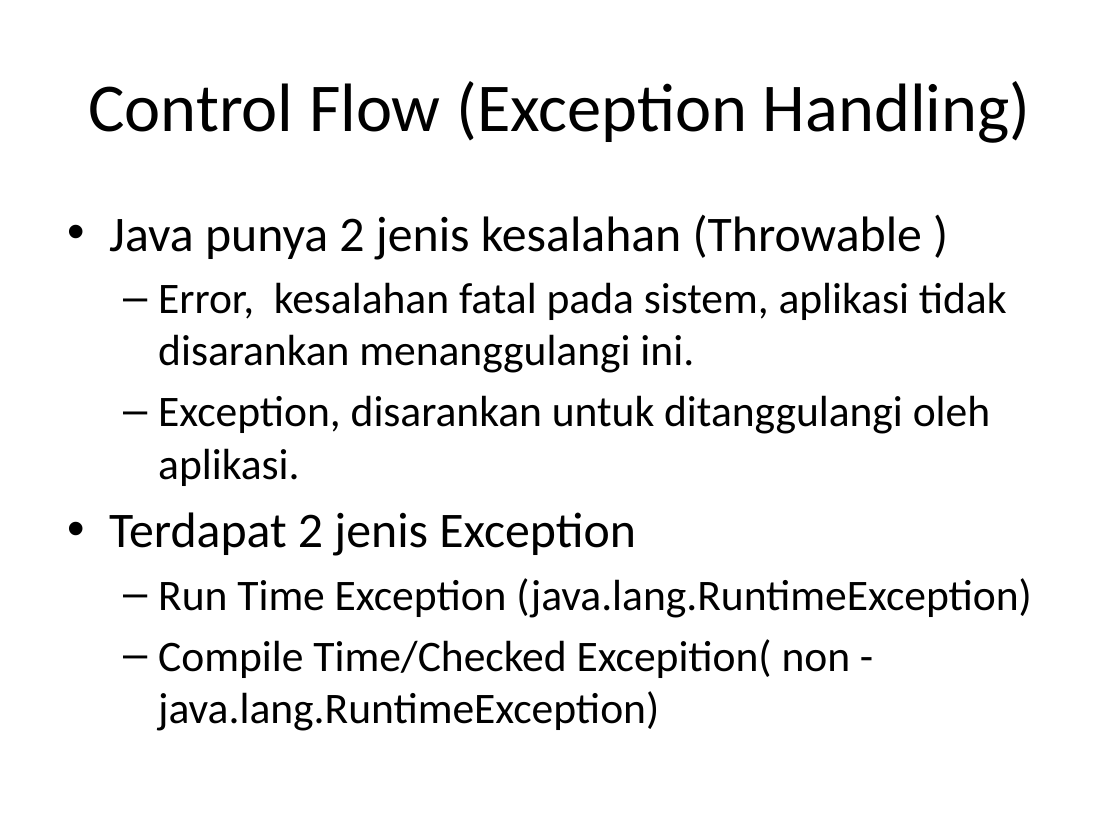
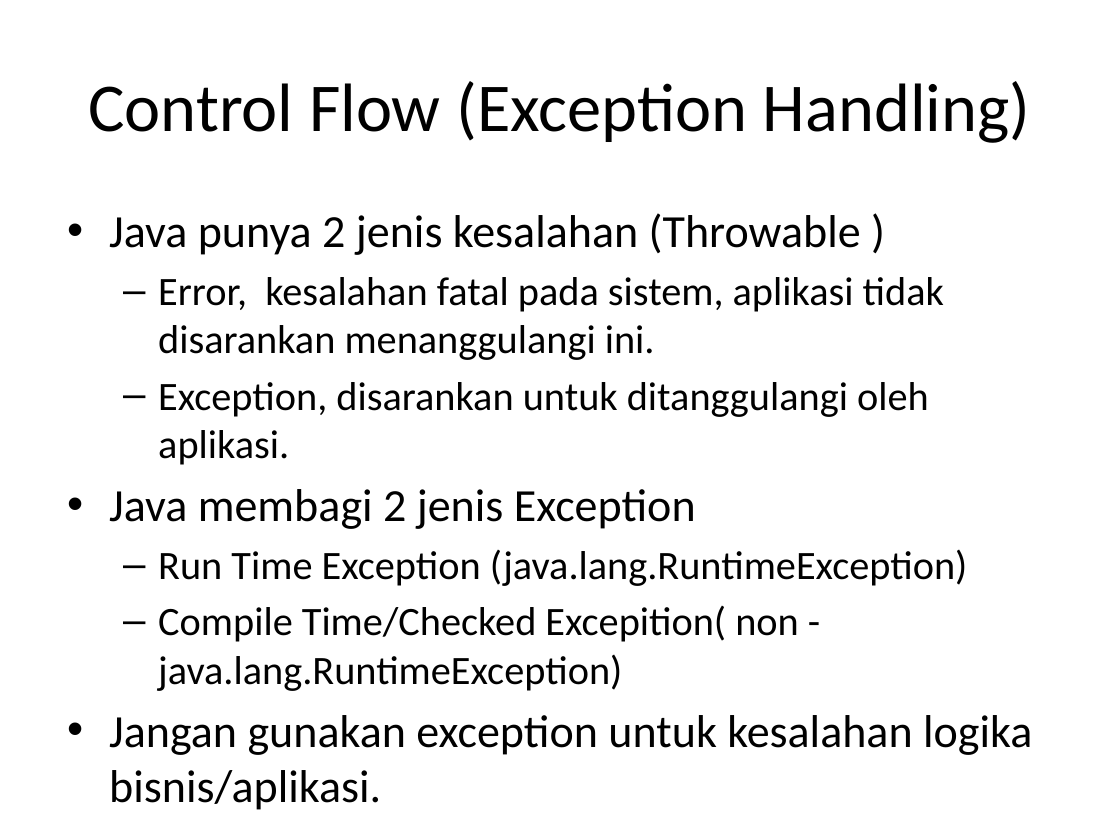
Before and after one commit to milhcbt/oot-aide, a slide deck: slide 35 of src/main/resources/Dasar-Dasar Pemograman Java.pptx (slide 29 before the commit). Drawn at 1120x840 pixels with LibreOffice and Linux fonts; fonts in the diff are those of the drawing. Boxes give left, top, right and bottom in pixels: in the first picture for what was removed or moved away, otherwise in the second. Text is boxed around its words. In the diff, an @@ line names an element or a change of style, - is before the commit and + after.

Commit message:
better sample for exception

```diff
--- a/src/main/resources/Dasar-Dasar Pemograman Java.pptx
+++ b/src/main/resources/Dasar-Dasar Pemograman Java.pptx
@@ text at (109,213,968,691): size 32 to 29.6 pt in "Java punya 2 jenis kesalahan (Throwable )"; size 28 to 25.9 pt in "Error, kesalahan fatal pada sistem, aplikasi tidak ...", "Exception, disarankan untuk ditanggulangi oleh aplikasi.", "Run Time Exception (java.lang.RuntimeException)", "Compile Time/Checked Excepition( non - java.lang.RuntimeExce ..." @@
@@ text at (109,489,696,529): text changed; size 32 to 29.6 pt @@
-• Terdapat 2 jenis Exception
+• Java membagi 2 jenis Exception
@@ text at (109,715,1032,755): paragraph added @@
+• Jangan gunakan exception untuk kesalahan logika bisnis/aplikasi.
```
Also in this commit, not shown: 2 other slides changed, 12 slides added.
